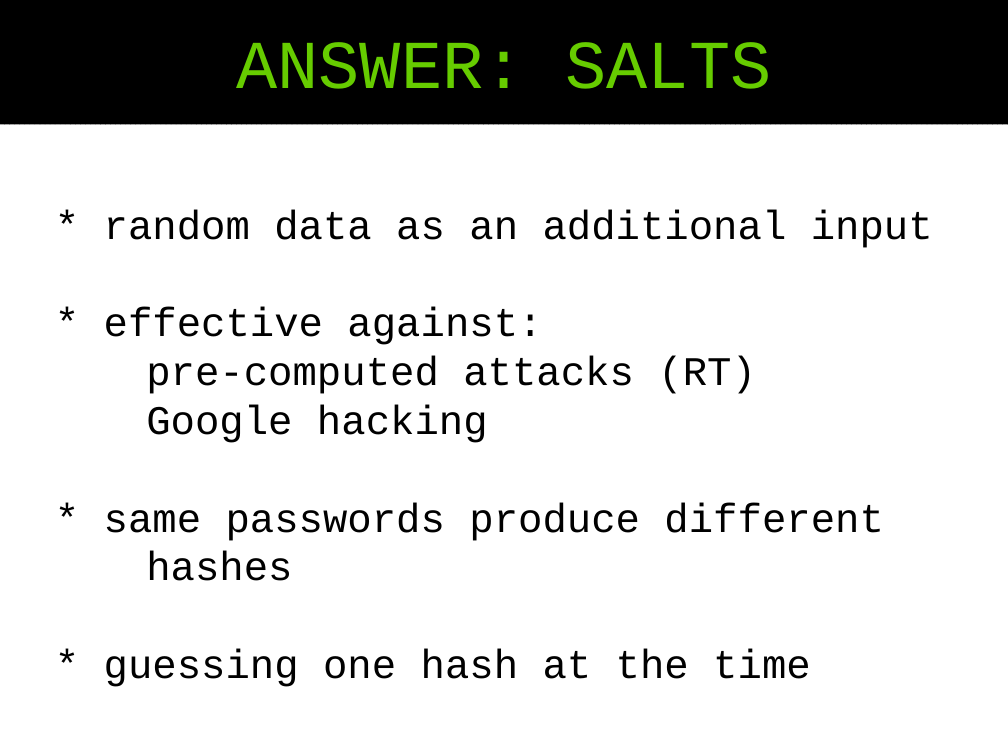
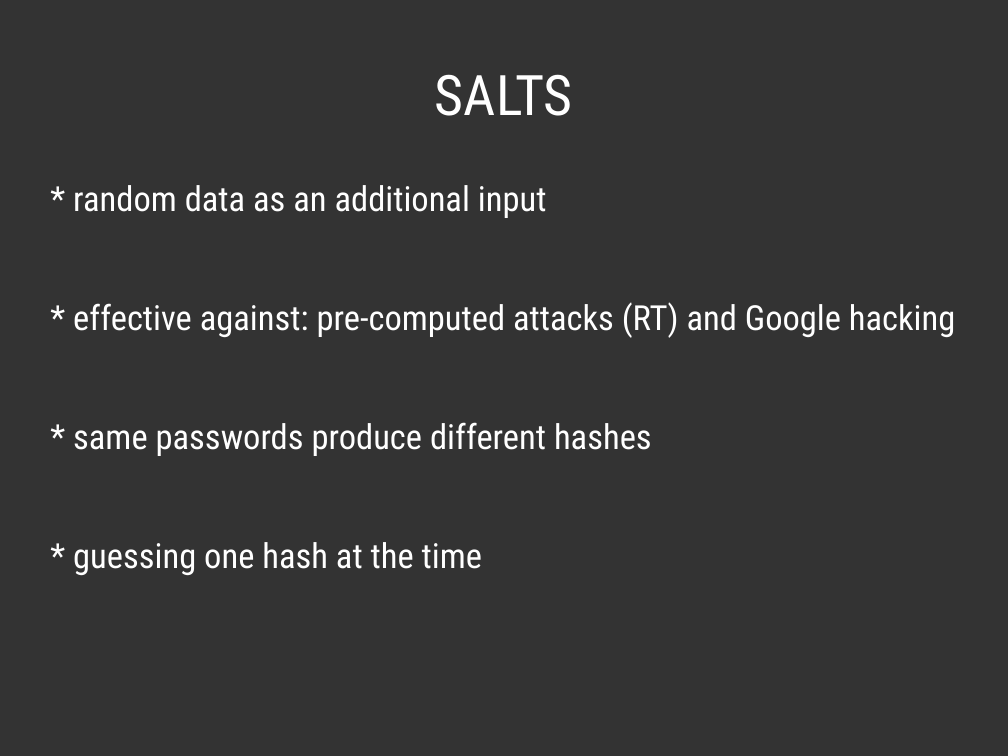
Before and after one commit to pjackowski/presentations, a slide deck: slide 17 of 04-password-security/04-password-security-slides-friday-lolz-02.odp. Drawn at 1008x756 pixels with LibreOffice and Linux fonts; fonts in the diff are those of the drawing. Boxes give left, top, right and bottom in pixels: in the first picture for what was removed or moved away, otherwise in the second. Text is boxed around its words. In the diff, an @@ line names an element or a change of style, - is before the commit and + after.

```diff
--- a/04-password-security/04-password-security-slides-friday-lolz-02.odp
+++ b/04-password-security/04-password-security-slides-friday-lolz-02.odp
@@ background #FFFFFF to #333333 @@
@@ title "SALTS": place and size @@
-title "SALTS" at (0,0,1008,124)
+title "SALTS" at (435,74,573,116)
@@ title "SALTS" at (435,74,573,116): fill pattern #000000 on #000000 to none @@
@@ title at (435,74,573,116): text changed; size 54 to 44 pt; font Courier New to Roboto Condensed; text colour #66CC00 to #FFFFFF @@
-ANSWER: SALTS
+SALTS
@@ text "* random data as an ...": place and size @@
-text "* random data as an ..." at (104,210,933,687)
+text "* random data as an ..." at (73,185,955,575)
@@ text "* random data as an ..." at (73,185,955,575): vertical alignment middle to top @@
@@ text at (73,185,547,575): size 32 to 27.2 pt, font Courier New to Roboto Condensed, text colour #000000 to #FFFFFF in "* random data as an additional input", "* guessing one hash at the time"; more space between paragraphs @@
@@ text at (73,302,955,456): text changed; size 32 to 27.2 pt; font Courier New to Roboto Condensed; text colour #000000 to #FFFFFF @@
-* effective against:
-pre-computed attacks (RT)
-Google hacking
-* same passwords produce different
-hashes
+* effective against: pre-computed attacks (RT) and Google hacking
+* same passwords produce different hashes
```
Also in this commit, not shown: 45 other slides changed, 7 slides added, 2 slides removed, 5 other files.
